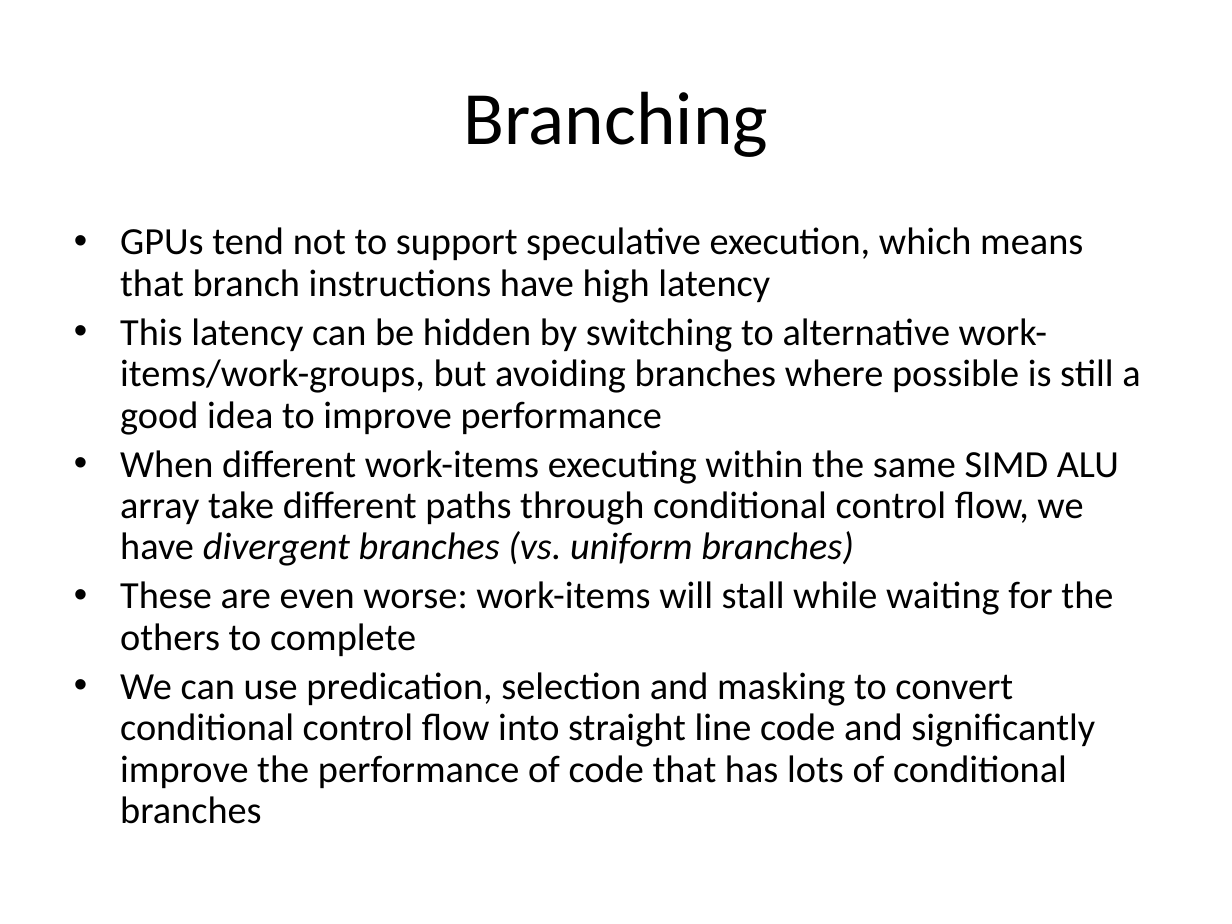
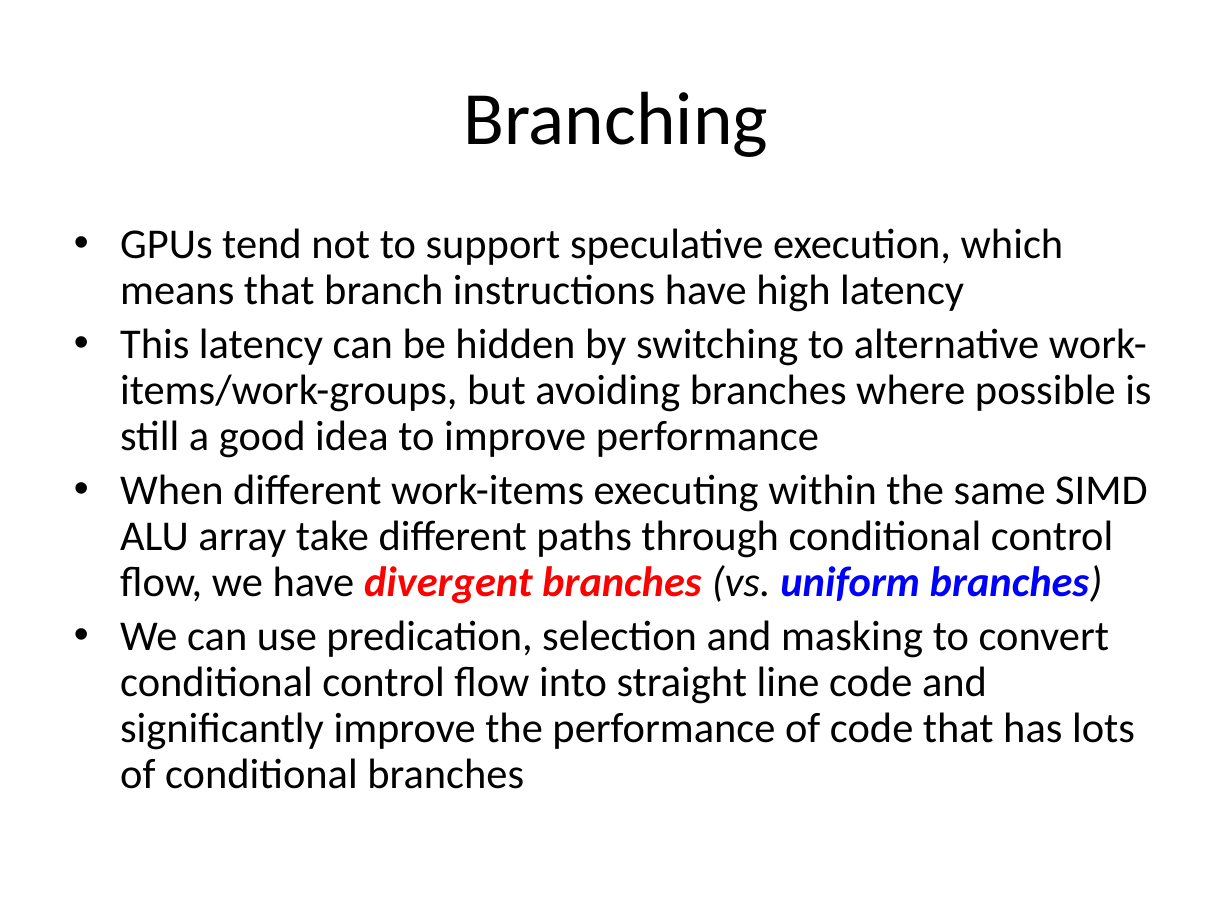
Before and after one commit to UoB-HPC/opencl-training-code, a slide deck: slide 69 of slides/advanced_part3.pptx. Drawn at 1232x924 pixels with LibreOffice and Linux fonts; fonts in the diff are those of the drawing. Boxes give left, top, right and bottom in pixels: in the first picture for what was removed or moved away, otherwise in the second. Text is boxed around its words. In the diff, an @@ line names an element or a change of style, - is before the commit and + after.

```diff
--- a/slides/advanced_part3.pptx
+++ b/slides/advanced_part3.pptx
@@ text "GPUs tend not to support ..." at bbox=[120, 228, 1151, 789]: size 22.4 to 24.8 pt; text colour #000000 to #FF0000 in "divergent branches"; text colour #000000 to #0000FF in "uniform branches)"; bold on in "divergent branches uniform branches)" @@
@@ text at bbox=[120, 581, 1113, 657]: paragraph removed @@
-• These are even worse: work-items will stall while waiting for the others to complete
```
Also in this commit, not shown: 12 other slides changed, 1 slide added.
